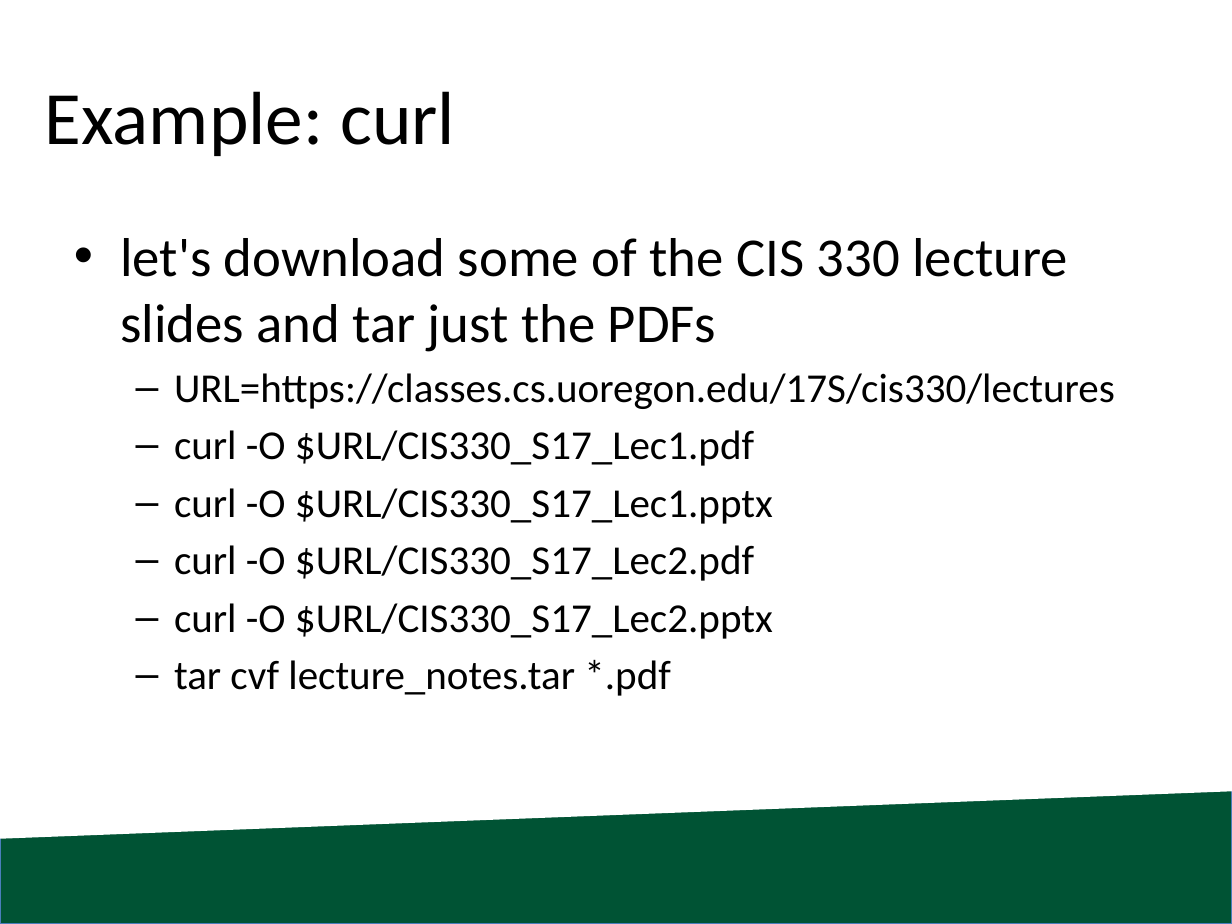
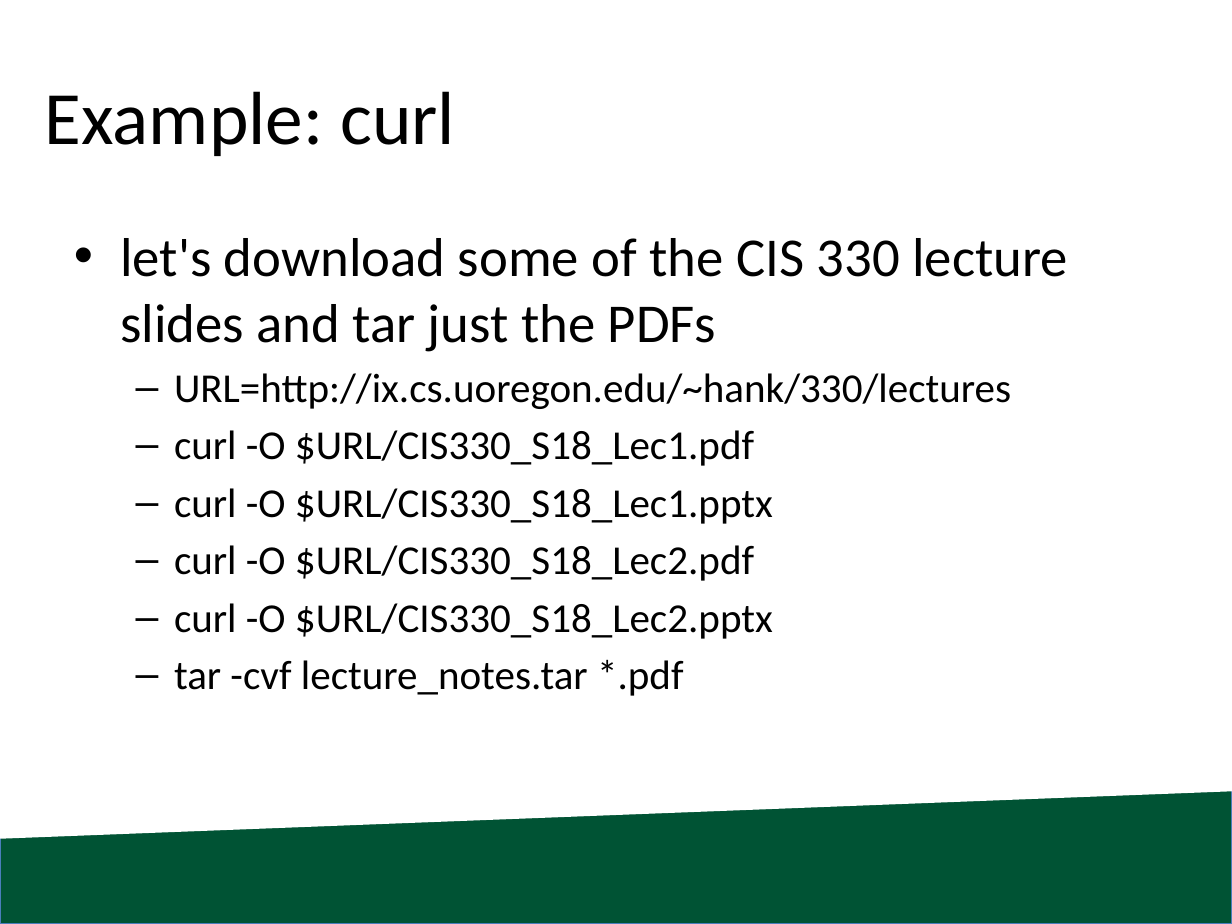
Before and after one commit to blessley/cis330, a slide deck: slide 20 of lab2/CIS330_S18_Lab2.pptx. Drawn at 1232x924 pixels with LibreOffice and Linux fonts; fonts in the diff are those of the drawing; background and template pictures are left out. Boxes give left, top, right and bottom in pixels: in the first picture for what was removed or moved away, otherwise in the second. Text is boxed around its words. In the diff, an @@ line names an element or a change of style, - is before the commit and + after.

```diff
--- a/lab2/CIS330_S18_Lab2.pptx
+++ b/lab2/CIS330_S18_Lab2.pptx
@@ text at [174, 373, 1011, 696]: text changed @@
-  – URL=https://classes.cs.uoregon.edu/17S/cis330/lectures
-  – curl -O $URL/CIS330_S17_Lec1.pdf
-  – curl -O $URL/CIS330_S17_Lec1.pptx
-  – curl -O $URL/CIS330_S17_Lec2.pdf
-  – curl -O $URL/CIS330_S17_Lec2.pptx
-  – tar cvf lecture_notes.tar *.pdf
+  – URL=http://ix.cs.uoregon.edu/~hank/330/lectures
+  – curl -O $URL/CIS330_S18_Lec1.pdf
+  – curl -O $URL/CIS330_S18_Lec1.pptx
+  – curl -O $URL/CIS330_S18_Lec2.pdf
+  – curl -O $URL/CIS330_S18_Lec2.pptx
+  – tar -cvf lecture_notes.tar *.pdf
```
Also in this commit, not shown: 2 other slides changed, 6 other files.
